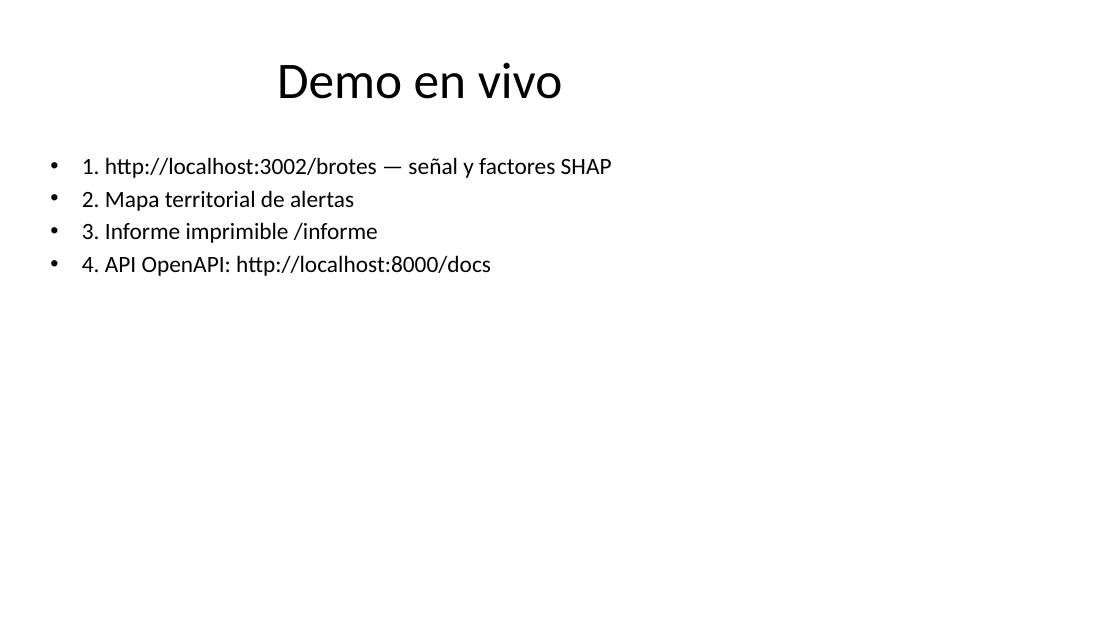
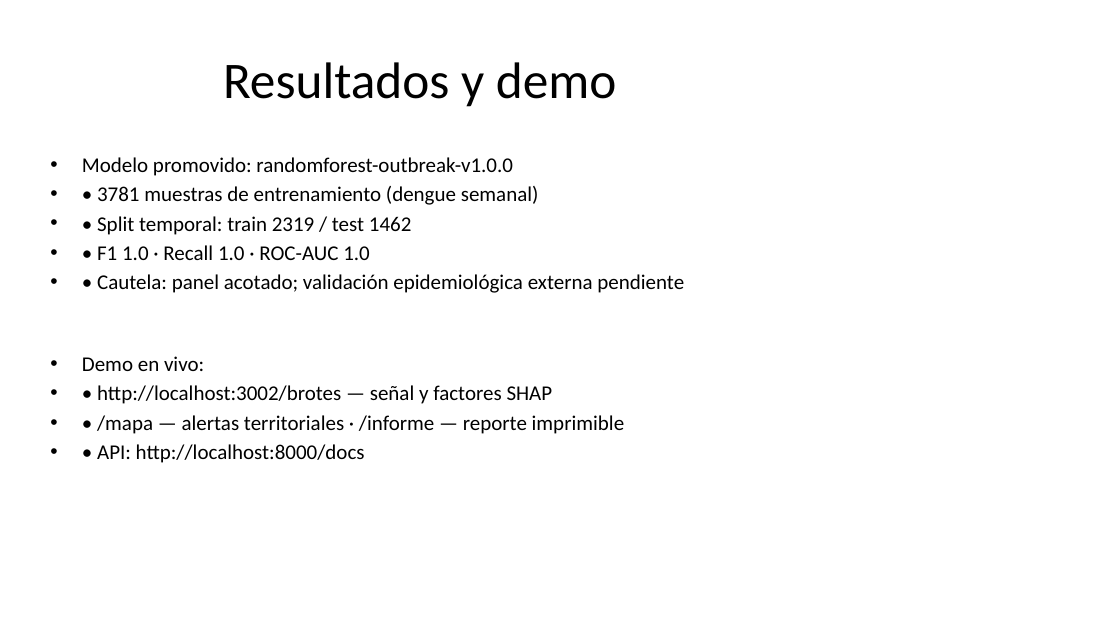
Before and after one commit to luisrapalino/concurso-datos-abiertos-colombia-2026, a slide deck: slide 5 of RECURSOS/Presentacion.pptx (slide 7 before the commit). Drawn at 1120x630 pixels with LibreOffice and Linux fonts; fonts in the diff are those of the drawing. Boxes give left, top, right and bottom in pixels: in the first picture for what was removed or moved away, otherwise in the second. Text is boxed around its words. In the diff, an @@ line names an element or a change of style, - is before the commit and + after.

```diff
--- a/RECURSOS/Presentacion.pptx
+++ b/RECURSOS/Presentacion.pptx
@@ title at [223, 62, 616, 107]: text changed @@
-Demo en vivo
+Resultados y demo
@@ text at [82, 157, 684, 463]: text changed; size 20 to 18 pt @@
-• 1. http://localhost:3002/brotes — señal y factores SHAP
-• 2. Mapa territorial de alertas
-• 3. Informe imprimible /informe
-• 4. API OpenAPI: http://localhost:8000/docs
+• Modelo promovido: randomforest-outbreak-v1.0.0
+• • 3781 muestras de entrenamiento (dengue semanal)
+• • Split temporal: train 2319 / test 1462
+• • F1 1.0 · Recall 1.0 · ROC-AUC 1.0
+• • Cautela: panel acotado; validación epidemiológica externa pendiente
+• Demo en vivo:
+• • http://localhost:3002/brotes — señal y factores SHAP
+• • /mapa — alertas territoriales · /informe — reporte imprimible
+• • API: http://localhost:8000/docs
```
Also in this commit, not shown: 4 other slides changed, 3 slides added, 3 slides removed, 3 other files.
